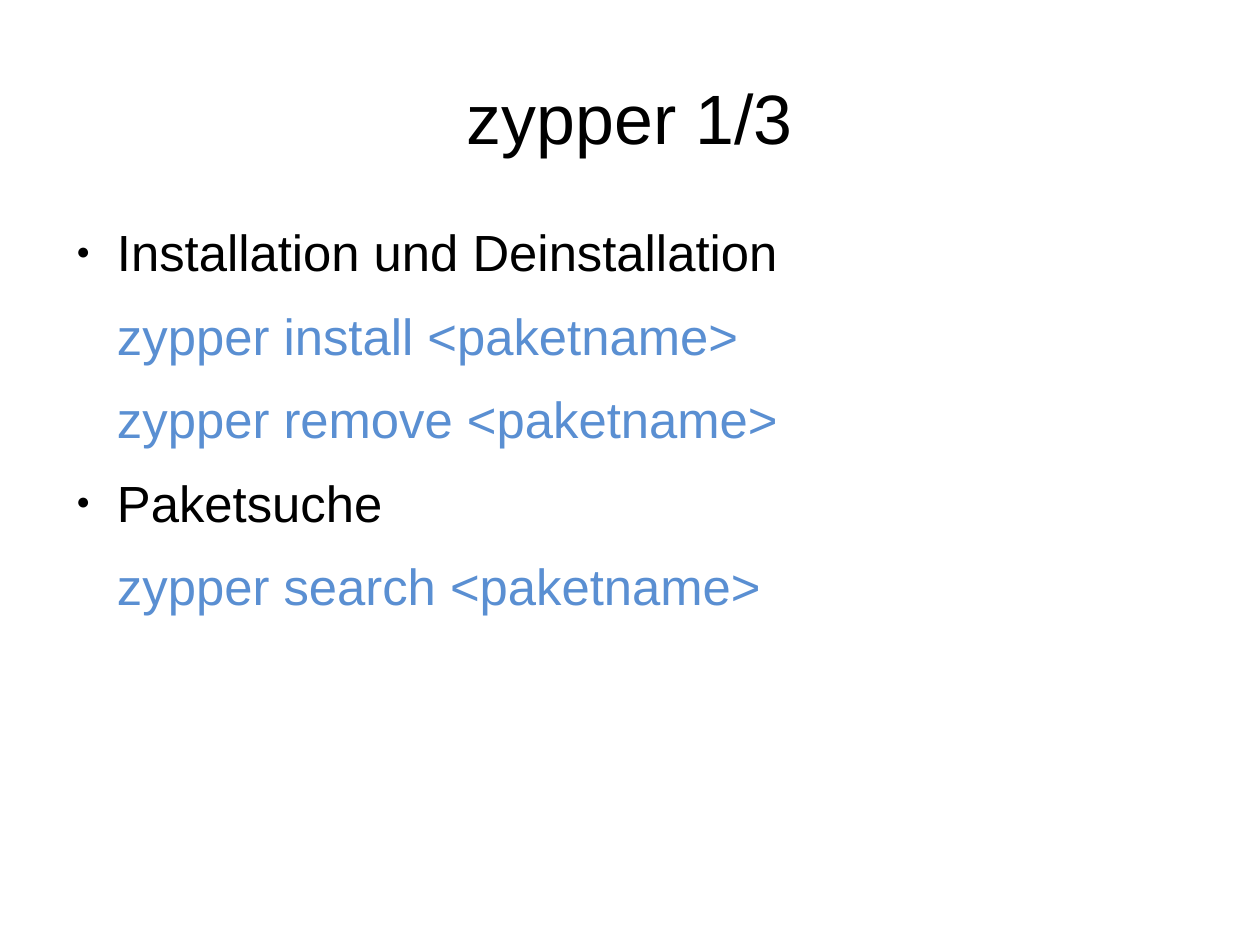
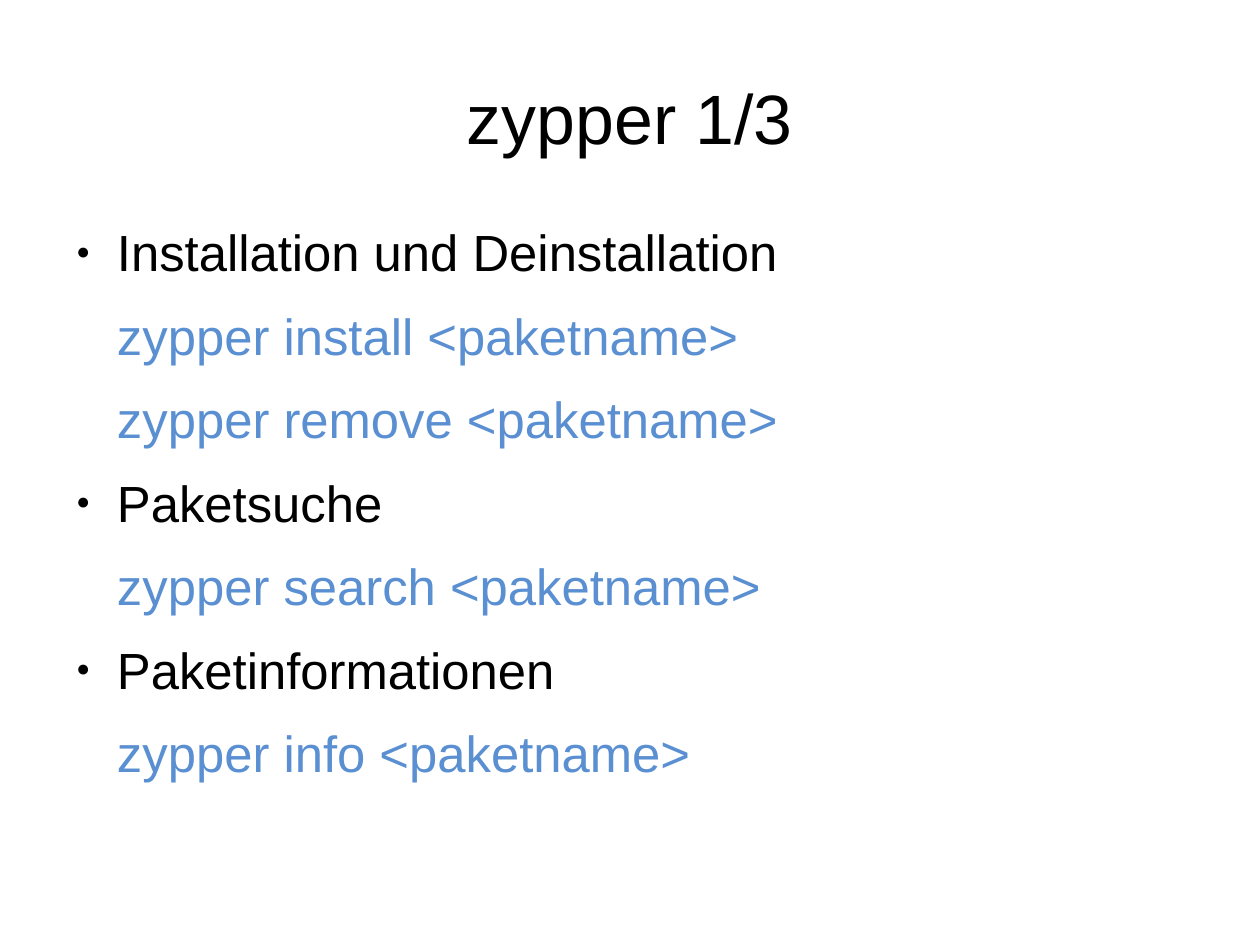
Before and after one commit to adfinis/adsy-trainings, a slide deck: slide 5 of SSA_SUSE-System-Administration/1005_zypper/modul_zypper_1005_01_slides.odp. Drawn at 1260x945 pixels with LibreOffice and Linux fonts; fonts in the diff are those of the drawing. Boxes give left, top, right and bottom in pixels: in the first picture for what was removed or moved away, otherwise in the second. Text is boxed around its words. In the diff, an @@ line names an element or a change of style, - is before the commit and + after.

```diff
--- a/SSA_SUSE-System-Administration/1005_zypper/modul_zypper_1005_01_slides.odp
+++ b/SSA_SUSE-System-Administration/1005_zypper/modul_zypper_1005_01_slides.odp
@@ text at box(117, 652, 690, 783): paragraphs added @@
+● Paketinformationen
+zypper info <paketname>
```
Also in this commit, not shown: 1 other slide changed, 1 other file.
